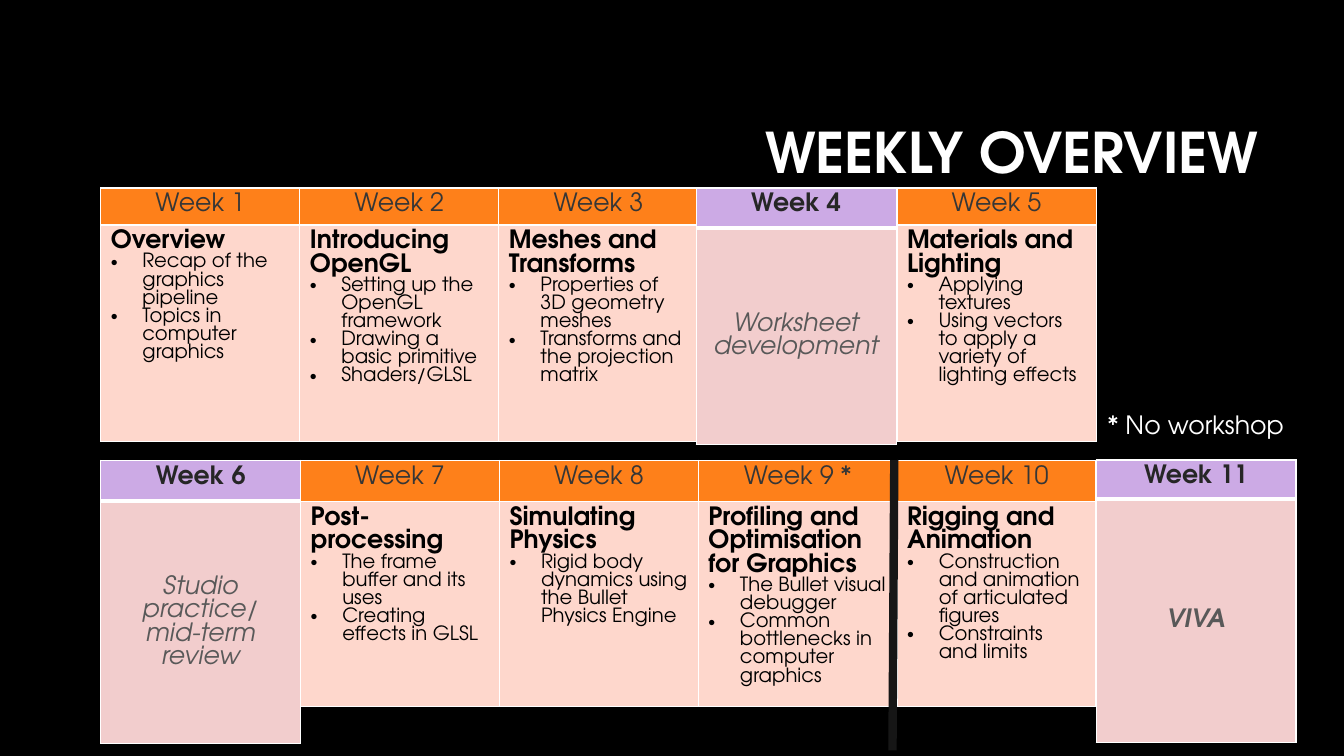
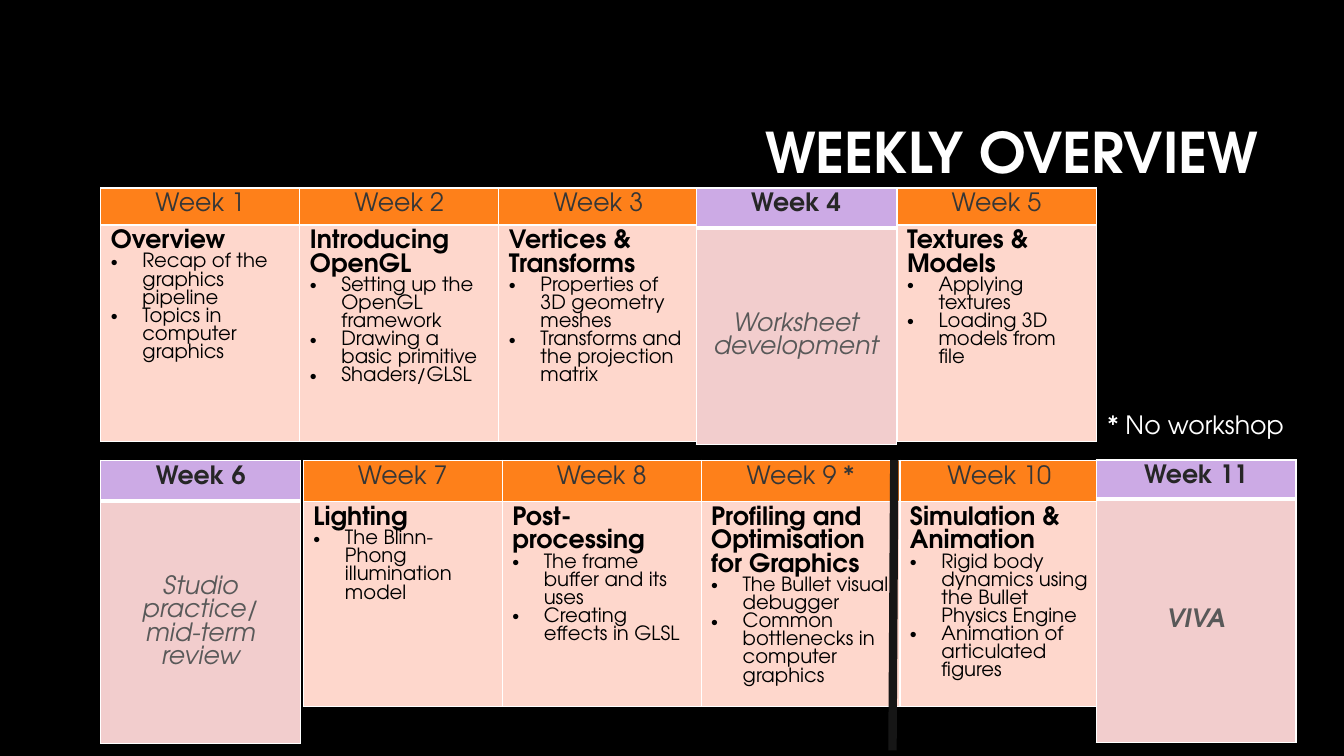
Before and after one commit to Falmouth-Games-Academy/bsc-course-materials, a slide deck: slide 5 of COMP220/01/2020-21-COMP220-01-induction-materials.pptx. Drawn at 1344x756 pixels with LibreOffice and Linux fonts; fonts in the diff are those of the drawing; background and template pictures are left out. Boxes give left, top, right and bottom in pixels: in the first picture for what was removed or moved away, otherwise in the second. Text is boxed around its words. In the diff, an @@ line names an element or a change of style, - is before the commit and + after.

```diff
--- a/COMP220/01/2020-21-COMP220-01-induction-materials.pptx
+++ b/COMP220/01/2020-21-COMP220-01-induction-materials.pptx
@@ table at bbox=[101, 188, 1094, 445] @@
-row 2, column 3: Meshes and Transforms / Properties of 3D geometry meshes / Transforms and the projection matrix
+row 2, column 3: Vertices & Transforms / Properties of 3D geometry meshes / Transforms and the projection matrix
-row 2, column 5: Materials and Lighting / Applying textures / Using vectors to apply a variety of lighting effects
+row 2, column 5: Textures & Models / Applying textures / Loading 3D models from file
@@ table at bbox=[303, 461, 1098, 744] @@
-row 2: Post-processing / The frame buffer and its uses / Creating effects in GLSL | Simulating Physics / Rigid body dynamics using the Bullet Physics Engine | Profiling and Optimisation for Graphics / The Bullet visual debugger / Common bottlenecks in computer graphics | Rigging and Animation / Construction and animation of articulated figures / Constraints and limits
+row 2: Lighting / The Blinn-Phong illumination model | Post-processing / The frame buffer and its uses / Creating effects in GLSL | Profiling and Optimisation for Graphics / The Bullet visual debugger / Common bottlenecks in computer graphics | Simulation & Animation / Rigid body dynamics using the Bullet Physics Engine / Animation of articulated figures
```
Also in this commit, not shown: 1 other slide changed, 37 other files.
